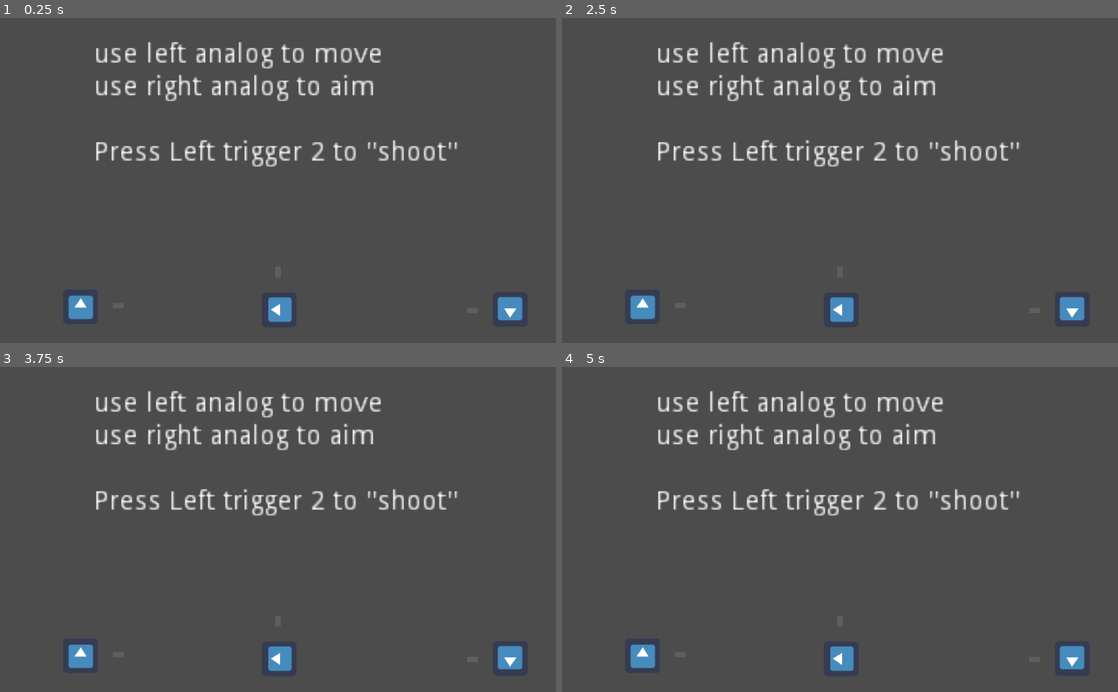
Above: before the commit, frames 1-4 (two rows, left to right).
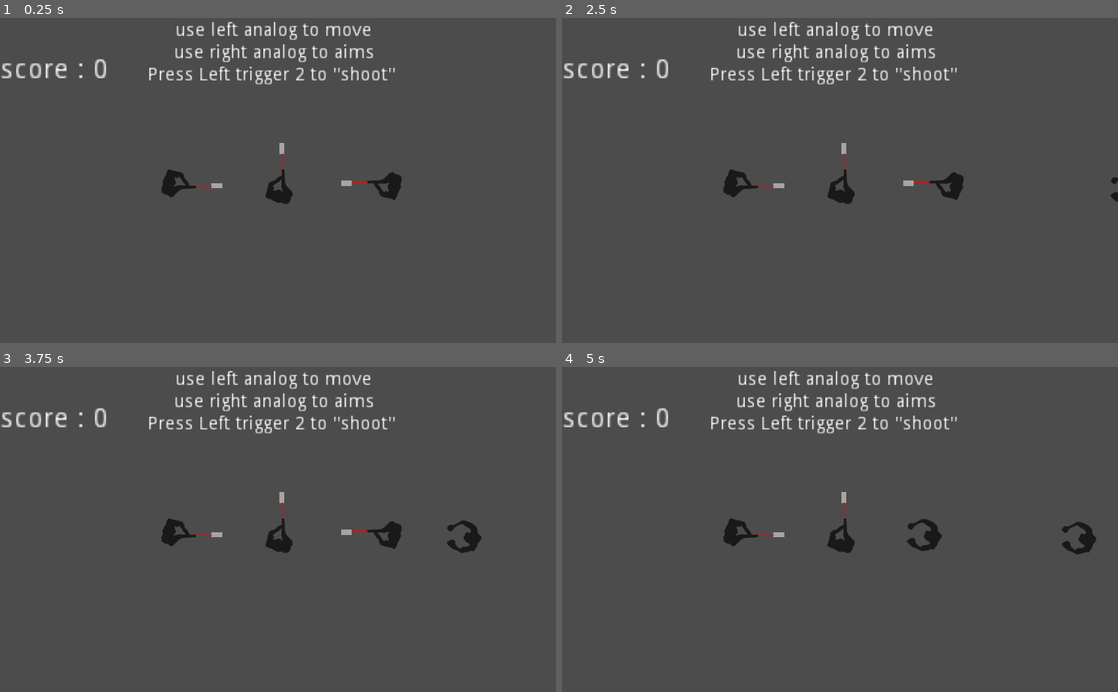
Above: after the commit, the same moments.

Repository: LeProfesseurStagiaire/FW_Godot_controller_use
Game: Godot game, scene res://gamepad/test_level.tscn
Two runs of this game, one before a commit and one after it. Both use one fixed random seed, a clock stepped at 60 frames per second and the inputs below. The engine's default icon, where the game draws it, is replaced by a stand-in: a white triangle on a blue panel in a dark square.
Inputs:
- Up to frame 1 (0.25 s): no input
- Up to frame 2 (2.5 s): tap Enter at 0.5, 2 s; tap Space at 1.25 s
- Up to frame 3 (3.75 s): no input
- Up to frame 4 (5 s): no input

The runs differ from the first frame. In frame 1, 7.4% of the frame differs, in the area x 0-94%, y 1-94%; in frame 2, 7.4%; in frame 3, 7.7%; in frame 4, 7.7%.

Commit message:
final version commit

Diff:
--- a/gamepad/Node2D.gd
+++ b/gamepad/Node2D.gd
@@ -3,12 +3,20 @@
 enum NamedEnum {Player_01 = 0, Player_02 = 1, Player_03 = 2, Player_04 = 3}
 export (NamedEnum) var nb_P
 
+var can_shoot = true
+
 var deadZone = 0.2
 
 onready var CrHair = $hit
+onready var line = $Line2D
+onready var ray = $RayCast2D
 
 # Speed Multiplier is what you would use to implement a sensitivity setting.  Higher == more movement per press
 var speedMultiplier = 3
+
+signal player_1
+signal player_2
+signal player_3
 
 func _ready():
 
@@ -33,7 +41,7 @@
 		if abs(left_analog_axis.length()) >= deadZone :
 			position.x += 100 * delta * ( speedMultiplier * clamp(left_analog_axis.x,-1,1))
 			position.y += 100 * delta * ( speedMultiplier * clamp(left_analog_axis.y,-1,1))
-			print(left_analog_axis)
+#			print(left_analog_axis)
 
 	#----------------------------------------------
 	# gestion regard analog droit
@@ -48,6 +56,9 @@
 		rotation = joy_rot
 	var ma = 300
 	CrHair.rect_position.x = ma * (clamp(right_analog_axis.length(),0.2, 1) * 100) / 100
+	line.set_point_position(1,Vector2($hit.rect_position.x - line.position.x,0))
+	ray.cast_to = line.get_point_position(1)
+
 
 	#----------------------------------------------
 	# Gestion du bouton pressé trigger de gauche et de l'axis de son analog
@@ -60,9 +71,14 @@
 		if trigger_left_axis >= 0:
 			trigger_action(trigger_left_axis, true)
 			vibrate(Vector3(0.0,clamp(trigger_left_axis,0,1),0.1))
-			print(clamp(trigger_left_axis,0,1))
+			if can_shoot == true:
+				var coll = ray.get_collider()
+				if ray.is_colliding() and coll.has_method("die"):
+					coll.die()
+				can_shoot = false
 	else:
 		trigger_action(1,false)
+		can_shoot = true
 
 	#----------------------------------------------
 	# Affiche le bouton pressé
@@ -72,7 +88,8 @@
 
 	for i in range(16):
 		if Input.is_joy_button_pressed(nb_P,i):
-			print("Button at " + str(i) + " pressed, should be button: " + Input.get_joy_button_string(i))
+			return
+#			print("Button at " + str(i) + " pressed, should be button: " + Input.get_joy_button_string(i))
 
 	#----------------------------------------------
 	# Modifie la couleur du cross hair
@@ -83,8 +100,10 @@
 func trigger_action(n,r):
 	if r == true :
 		CrHair.modulate = Color(rand(0,n),rand(0,n),rand(0,n),clamp(n, 0.1, 1))
+		line.default_color = Color(rand(0,n),rand(0,n),rand(0,n))
 	else :
-		CrHair.modulate = Color(n,n,n,0.1)
+		CrHair.modulate = Color(n,n,n,0.5)
+		line.default_color = Color(n,0,0)
 
 	#----------------------------------------------
 	# renvoie un nombre aléatoire en min et max
@@ -122,3 +141,11 @@
 		print("Joystick " + str(deviceid) + " disconnected")
 		if deviceid == nb_P:
 			hide()
+
+func _on_Area2D_body_entered(body):
+	if body.is_in_group("enemi"):
+		emit_signal(name)
+		self.queue_free()
+
+func die():
+	self.queue_free()
--- a/gamepad/player.tscn
+++ b/gamepad/player.tscn
@@ -1,7 +1,10 @@
-[gd_scene load_steps=3 format=2]
+[gd_scene load_steps=4 format=2]
 
-[ext_resource path="res://icon.png" type="Texture" id=1]
+[ext_resource path="res://soldier.png" type="Texture" id=1]
 [ext_resource path="res://gamepad/Node2D.gd" type="Script" id=2]
+
+[sub_resource type="RectangleShape2D" id=1]
+extents = Vector2( 24.532, 17.4201 )
 
 [node name="icon" type="Sprite"]
 position = Vector2( 238, 131 )
@@ -12,7 +15,31 @@
 [node name="hit" type="ColorRect" parent="."]
 anchor_right = 0.99
 margin_left = 139.0
-margin_top = -7.0
+margin_top = 0.489532
 margin_right = 95.64
-margin_bottom = 3.0
+margin_bottom = 10.4895
 rect_pivot_offset = Vector2( 9.73, 4.54 )
+
+[node name="Line2D" type="Line2D" parent="."]
+position = Vector2( 31.8998, 6.37997 )
+points = PoolVector2Array( 0, 0, 0, 0 )
+width = 1.82
+default_color = Color( 1, 0, 0, 0.768627 )
+joint_mode = 2
+begin_cap_mode = 2
+end_cap_mode = 2
+
+[node name="RayCast2D" type="RayCast2D" parent="."]
+position = Vector2( 31.6578, 6.76187 )
+enabled = true
+cast_to = Vector2( 0, 0 )
+
+[node name="Position2D" type="Position2D" parent="."]
+position = Vector2( 31.8998, 6.65735 )
+
+[node name="Area2D" type="Area2D" parent="."]
+
+[node name="CollisionShape2D" type="CollisionShape2D" parent="Area2D"]
+shape = SubResource( 1 )
+
+[connection signal="body_entered" from="Area2D" to="." method="_on_Area2D_body_entered"]
--- /dev/null
+++ b/gamepad/test_level.gd
@@ -0,0 +1,21 @@
+extends Node2D
+
+onready var time = $spawners/spawn.wait_time
+onready var spawns = $spawners.get_children()
+onready var enemi = preload("res://gamepad/zombie.tscn")
+var score = -1
+
+func _ready():
+	point()
+
+func _on_spawn_timeout():
+	if time >= 0.6:
+		time -=0.1
+	var zomb = enemi.instance()
+	add_child(zomb)
+	zomb.position = get_node("spawners/p" + str(int(rand_range(1,spawns.size())))).position
+	$spawners/spawn.start(time)
+
+func point():
+	score += 1
+	$text/score.text = "score : " + str(score)
--- a/gamepad/test_level.tscn
+++ b/gamepad/test_level.tscn
@@ -1,33 +1,63 @@
-[gd_scene load_steps=2 format=2]
+[gd_scene load_steps=3 format=2]
 
-[ext_resource path="res://gamepad/player.tscn" type="PackedScene" id=1]
+[ext_resource path="res://gamepad/test_level.gd" type="Script" id=1]
+[ext_resource path="res://gamepad/player.tscn" type="PackedScene" id=2]
 
-[node name="Node2D" type="Node2D"]
+[node name="level" type="Node2D"]
+script = ExtResource( 1 )
 
 [node name="text" type="Node2D" parent="."]
 
 [node name="Label" type="Label" parent="text"]
-margin_left = 172.863
-margin_top = 44.4316
-margin_right = 365.863
-margin_bottom = 92.4316
-rect_scale = Vector2( 3.54937, 3.54937 )
+margin_left = 272.17
+margin_top = 7.41924
+margin_right = 465.17
+margin_bottom = 72.4192
+rect_scale = Vector2( 2.41525, 2.41525 )
 text = "use left analog to move
-use right analog to aim
+use right analog to aims
+Press Left trigger 2 to \"shoot\" "
+align = 1
 
-Press Left trigger 2 to \"shoot\" "
+[node name="score" type="Label" parent="text"]
+margin_top = 72.0767
+margin_right = 40.0
+margin_bottom = 86.0767
+rect_scale = Vector2( 3.63102, 3.63102 )
 
 [node name="Players" type="Node2D" parent="."]
 
-[node name="player_1" parent="Players" instance=ExtResource( 1 )]
-position = Vector2( 148.338, 532.656 )
+[node name="player_1" parent="Players" instance=ExtResource( 2 )]
+position = Vector2( 329.504, 304.738 )
 nb_P = 0
 
-[node name="player_2" parent="Players" instance=ExtResource( 1 )]
-position = Vector2( 939.833, 538.177 )
+[node name="player_2" parent="Players" instance=ExtResource( 2 )]
+position = Vector2( 708.019, 310.259 )
 rotation = -3.14159
 
-[node name="player_3" parent="Players" instance=ExtResource( 1 )]
-position = Vector2( 514.02, 538.876 )
+[node name="player_3" parent="Players" instance=ExtResource( 2 )]
+position = Vector2( 514.02, 310.958 )
 rotation = -1.57079
 nb_P = 2
+
+[node name="spawners" type="Node2D" parent="."]
+editor/display_folded = true
+
+[node name="p1" type="Position2D" parent="spawners"]
+position = Vector2( 492.849, -56.4926 )
+
+[node name="p2" type="Position2D" parent="spawners"]
+position = Vector2( 1120.11, 317.527 )
+
+[node name="p3" type="Position2D" parent="spawners"]
+position = Vector2( 520.121, 675.963 )
+
+[node name="p4" type="Position2D" parent="spawners"]
+position = Vector2( -97.401, 253.242 )
+
+[node name="spawn" type="Timer" parent="spawners"]
+wait_time = 2.0
+one_shot = true
+autostart = true
+
+[connection signal="timeout" from="spawners/spawn" to="." method="_on_spawn_timeout"]
--- /dev/null
+++ b/gamepad/zombie.gd
@@ -0,0 +1,32 @@
+extends KinematicBody2D
+
+var target
+
+func _ready():
+	add_to_group("enemi")
+	change_target()
+
+func _process(delta):
+	if target:
+		look_at(get_node(target).position)
+		move_and_collide((get_node(target).global_position - global_position).normalized() * 150 * delta)
+
+func change_target():
+	randomize()
+	var a = get_tree().get_current_scene().get_node("Players").get_children()
+	if a :
+		target = a[int(rand_range(0,a.size()))].get_path()
+		get_node(target).connect(get_node(target).name,self,"signal_func")
+
+func die():
+	get_tree().get_current_scene().point()
+	queue_free()
+
+func signal_func():
+	if get_node(target):
+		get_node(target).queue_free()
+		target = null
+	$Timer.start(0.3)
+
+func _on_Timer_timeout():
+	change_target()
--- /dev/null
+++ b/gamepad/zombie.tscn
@@ -0,0 +1,23 @@
+[gd_scene load_steps=4 format=2]
+
+[ext_resource path="res://gamepad/zombie.gd" type="Script" id=1]
+[ext_resource path="res://zombie.png" type="Texture" id=2]
+
+[sub_resource type="RectangleShape2D" id=1]
+extents = Vector2( 21.3358, 21.4858 )
+
+[node name="zombie" type="KinematicBody2D"]
+script = ExtResource( 1 )
+
+[node name="TextureRect" type="Sprite" parent="."]
+texture = ExtResource( 2 )
+
+[node name="CollisionShape2D" type="CollisionShape2D" parent="." groups=[
+"enemi",
+]]
+shape = SubResource( 1 )
+
+[node name="Timer" type="Timer" parent="."]
+one_shot = true
+
+[connection signal="timeout" from="Timer" to="." method="_on_Timer_timeout"]
--- a/project.godot
+++ b/project.godot
@@ -15,13 +15,14 @@
 
 [application]
 
-config/name="Controller_use_FrameWork"
+config/name="Controller use Godot 2D"
 run/main_scene="res://gamepad/test_level.tscn"
 config/icon="res://5adbb4fc8b26e174840743.png"
 
-[autoload]
+[display]
 
-global_var="*res://global_var.gd"
+window/stretch/mode="2d"
+window/stretch/aspect="keep"
 
 [input]
 
@@ -67,7 +68,7 @@
 
 [locale]
 
-translations=PoolStringArray( "res://Scene/happy_bat_menu_translate.en.translation", "res://Scene/happy_bat_menu_translate.fr.translation" )
+translations=PoolStringArray(  )
 translation_remaps={
 
 }
Binary file added: soldier.png
Binary file added: zombie.png
